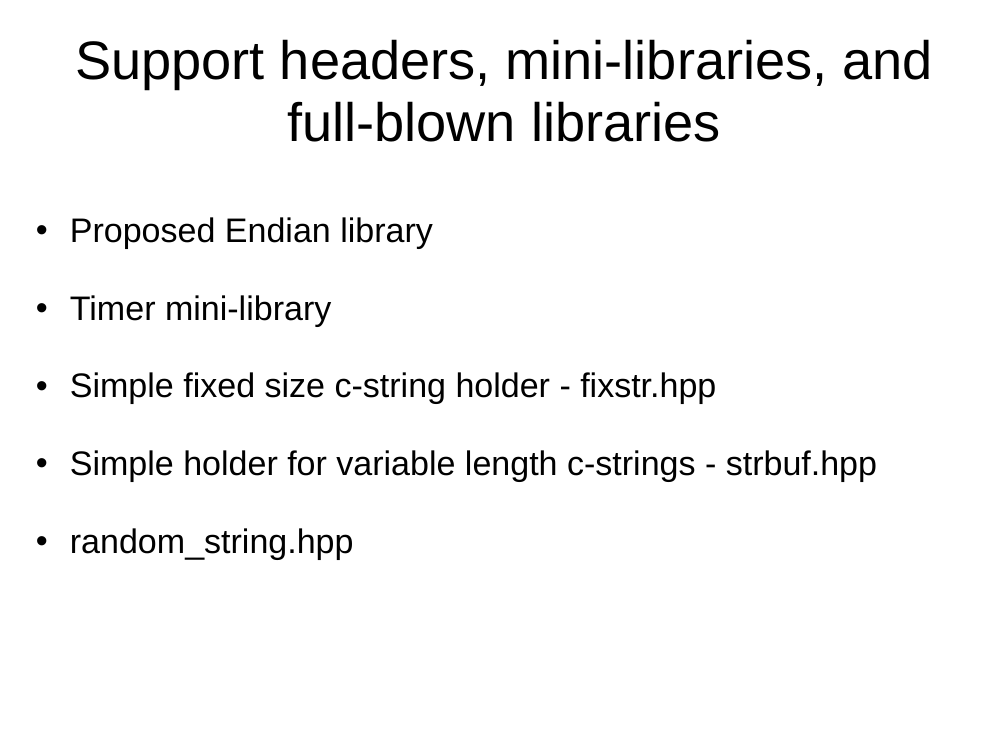
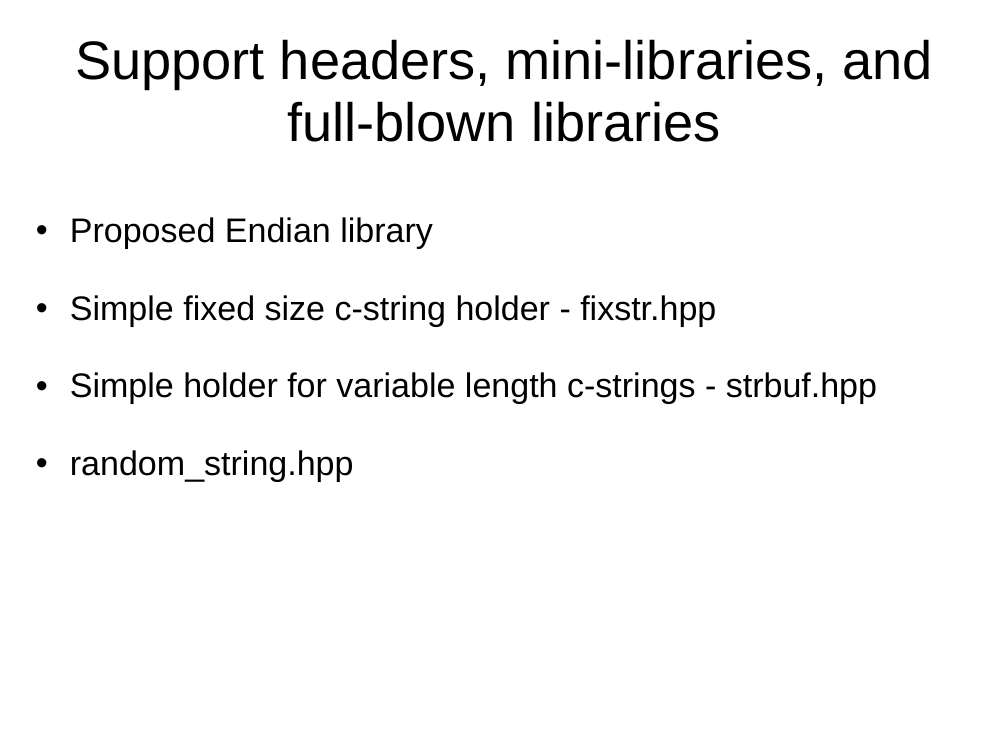
Before and after one commit to Beman/btree, a slide deck: slide 45 of libs/btree/doc/Proposed-B-tree-library.ppt. Drawn at 1008x756 pixels with LibreOffice and Linux fonts; fonts in the diff are those of the drawing; background and template pictures are left out. Boxes give left, top, right and bottom in pixels: in the first picture for what was removed or moved away, otherwise in the second. Text is boxed around its words. In the diff, an @@ line names an element or a change of style, - is before the commit and + after.

```diff
--- a/libs/btree/doc/Proposed-B-tree-library.ppt
+++ b/libs/btree/doc/Proposed-B-tree-library.ppt
@@ text at <box>70,295,331,326</box>: paragraph removed @@
-  • Timer mini-library
```
Also in this commit, not shown: 1 other slide changed.
